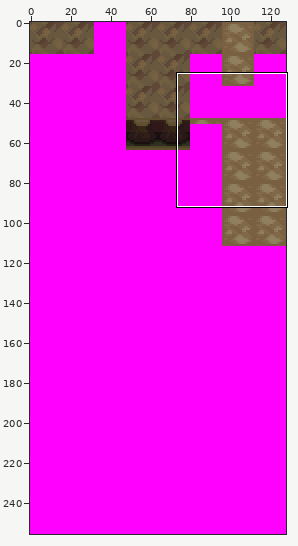
Sprite sheet -- tiles/cave_coronet/bottom.png. The picture above shows the old version from afar; the outline marks the close-up.
Close-up. Before:
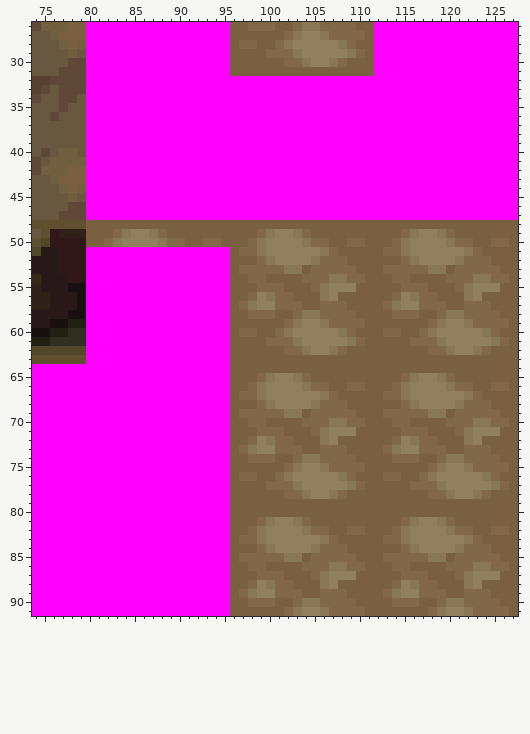
The file is 128x256 pixels. Shown: x 74..127, y 26..91.
Once edited:
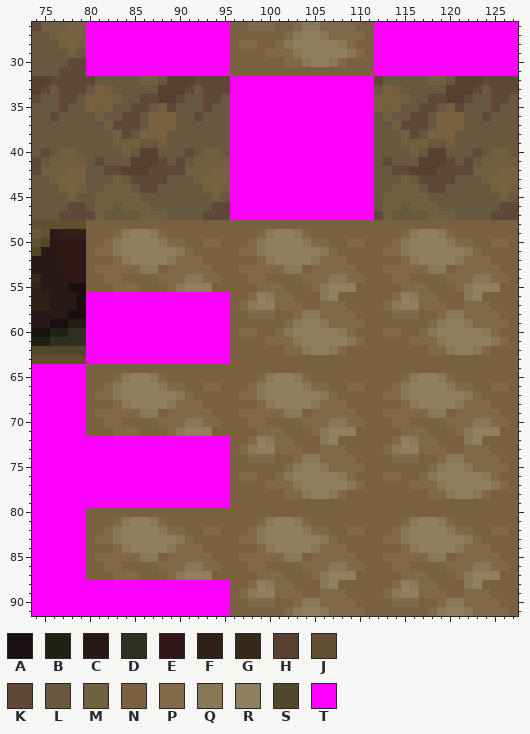
Palette (. is transparent): A #181010  B #212113  C #281818  D #303020  E #301818  F #302018  G #382818  H #584030  J #605030  K #604838  L #685840  M #706040  N #786040  P #806848  Q #887858  R #908060  S #504828  T #ff00ff
What changed:
Changed rows in their new state; - is an unchanged pixel.
first column x 80:
32 KLLLLLMMLHHHKKKK----------------KLLLLLMMLHHHKKKK
33 LNMLLLLLHHHKLKKK----------------LNMLLLLLHHHKLKKK
34 NNNMLLKKHHKLLKKL----------------NNNMLLKKHHKLLKKL
35 NMNLLKKLMKLLLKLL----------------NMNLLKKLMKLLLKLL
36 LMLLKKLNNNLLKLLL----------------LMLLKKLNNNLLKLLL
37 LLMKKKLNNNLLLLLL----------------LLMKKKLNNNLLLLLL
38 LLLMKLNNNLLLLLLL----------------LLLMKLNNNLLLLLLL
39 LLLMMMLLMLLLLLLL----------------LLLMMMLLMLLLLLLL
40 LLLLMLHHLLLKLMML----------------LLLLMLHHLLLKLMML
41 LKLLLHHHKLKLMMMM----------------LKLLLHHHKLKLMMMM
42 LLKKHHHKKKKMMMNN----------------LLKKHHHKKKKMMMNN
43 LLLMLKKKKLLLMNNN----------------LLLMLKKKKLLLMNNN
44 LLMMMLKKLLLLLMNM----------------LLMMMLKKLLLLLMNM
45 LMMMMMLLLLLLLLML----------------LMMMMMLLLLLLLLML
46 LMMLMMMLLLLLLLKK----------------LMMLMMMLLLLLLLKK
47 KMLLLLMMMLLLLKKK----------------KMLLLLMMMLLLLKKK
first column x 80:
51 NPPQRRRRRRQPNNNN
52 NNNPQRRRRQPPPNNN
53 NPPPPPQQNPPPPPNN
54 NNPPNNNNPPPQQPPN
55 NNNPPPNNNPQRRRNN
first column x 80:
64 NNNNNNNNNNNNNNNN
65 NNNPQRRQPNNNNNNN
66 NNPQRRRRQPPNNPPN
67 NPPQRRRRRRQPNNNN
68 NNNPQRRRRQPPPNNN
69 NPPPPPQQNPPPPPNN
70 NNPPNNNNPPPQQPPN
71 NNNPPPNNNPQRRRNN
first column x 80:
80 NNNNNNNNNNNNNNNN
81 NNNPQRRQPNNNNNNN
82 NNPQRRRRQPPNNPPN
83 NPPQRRRRRRQPNNNN
84 NNNPQRRRRQPPPNNN
85 NPPPPPQQNPPPPPNN
86 NNPPNNNNPPPQQPPN
87 NNNPPPNNNPQRRRNN
Pixel boxes of the changes (left, top, right, bottom) in both close-ups:
changed: (86, 76, 230, 292)
changed: (374, 76, 518, 220)
changed: (86, 364, 230, 436)
changed: (86, 508, 230, 580)
